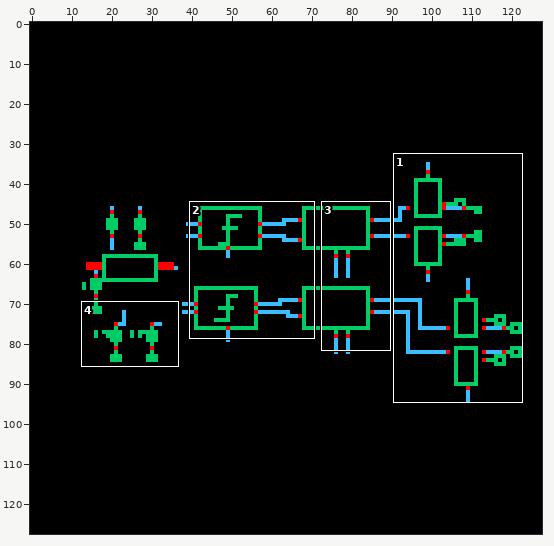
A sprite sheet gets an edit: cadence/comparator_sa_d2s/SA_D2S_toplevel/schematic/thumbnail_128x128.png. Above: a wide view before the commit, with the close-up outlined.
Close-up. Earlier state:
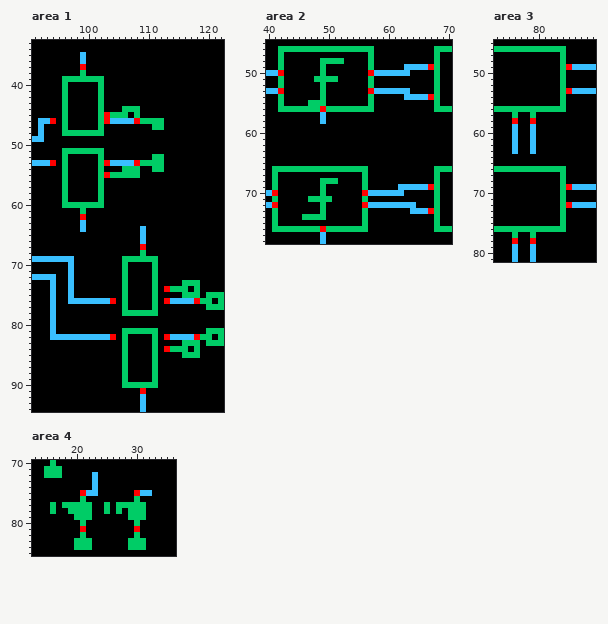
The file is 128x128 pixels. Shown: area 1: x 91..122, y 33..94; area 2: x 40..70, y 45..78; area 3: x 73..89, y 45..81; area 4: x 13..36, y 70..85.
The same view after the edit:
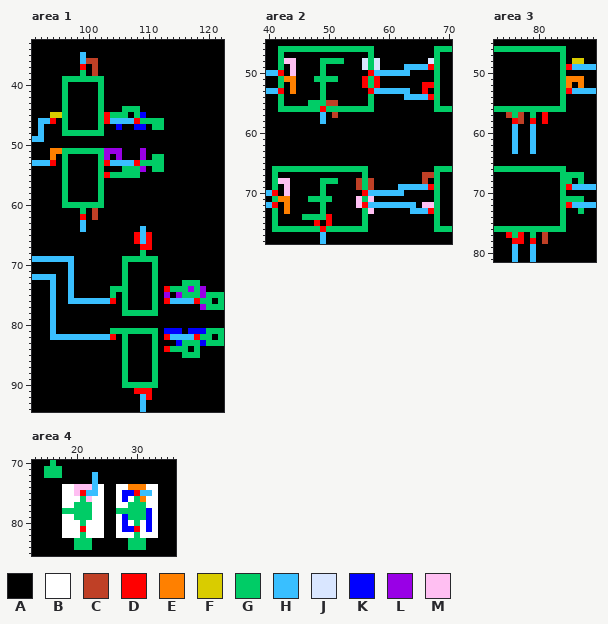
Palette (. is transparent): A #000000  B #ffffff  C #bf4026  D #ff0000  E #ff8000  F #d9cc00  G #00cc66  H #39bfff  J #d9e6ff  K #0000ff  L #9900e6  M #ffbff2
What changed:
Changed rows in their new state; - is an unchanged pixel.
Area 1:
first column x 100:
36 CC
37 -C
38 -C
first column x 94:
45 FF-------------K
47 -----------K--KK
first column x 94:
51 EE-------LLL---L
52 E--------L-L---L
54 ---------------L
first column x 101:
61 C---------
62 C---------
65 -------D-D
66 -------D-D
67 ---------D
first column x 104:
74 GG-----------L-L
75 G--------L-L---L
77 ---------------L
first column x 104:
81 GG-------KKK-KKK
83 -----------K---K
first column x 108:
91 D-D
92 --D
Area 2:
first column x 43:
48 MM-----------J-J--------J
49 -M-----------J-J---------
50 -M-----------------------
51 EE-----------D-D---------
52 -E-----------D-D-------DD
53 -E---------------------D-
55 -------CC----------------
57 --------C----------------
first column x 42:
67 ------------------------CC
68 MM-----------C-C--------C-
69 -M-----------C-C----------
70 -M------------------------
71 EE-----------M-M----------
72 -E-----------M----------MM
73 -E-------------M----------
74 --------D-----------------
75 ------D-D-----------------
Area 3:
first column x 85:
48 -FF
51 EEE
52 E-E
first column x 75:
57 C-C---D
58 --C---D
first column x 85:
67 GGG
68 G-G
71 GGG
73 --G
first column x 75:
77 D-D---C
78 --D---C
Area 4:
first column x 16:
74 --BBMMM-B--BBEEEBB
75 --BBM---B--BKK---B
76 --BBB-MBB--BKB-EBB
77 A-BB---BBA-BB---BB
78 A-G----BBA--G---KB
79 --BB---BB--BK---KB
80 --BBB-BBB--BKB-BKB
81 --BBB-BBB--BKK-BKB
82 --BBB-BBB--BBB-BBB
